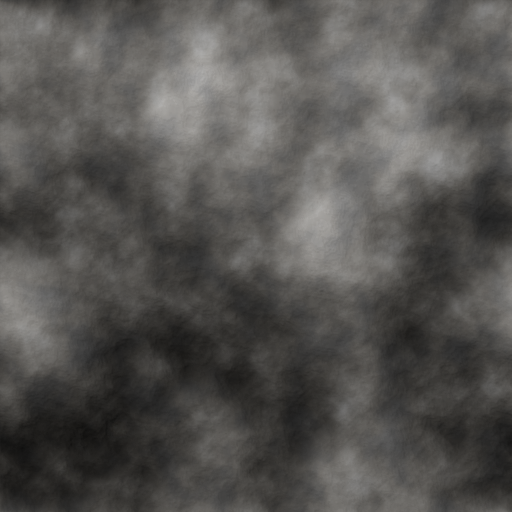
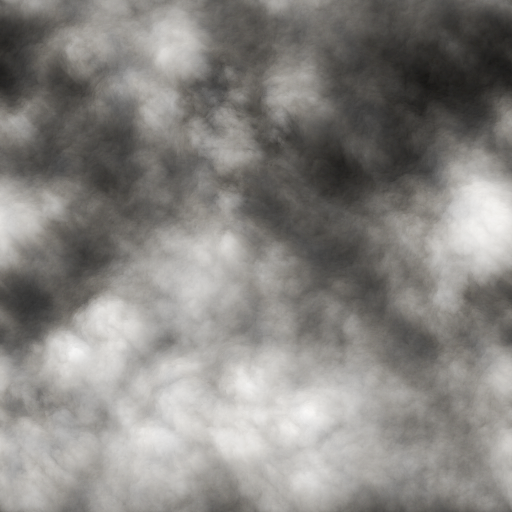
Layered file, before and after one edit (512×512). Changes by layer:
removed layer "Clipboard" (was soft light) over bbox(0, 0, 512, 512)
removed layer "Layer copy" over bbox(0, 0, 512, 512)
added layer "Pasted Layer" above "haze.png copy" over bbox(0, 0, 512, 512)
added layer "haze.png copy" (screen, 62%) above "Layer" over bbox(0, 0, 512, 512)
showed "Layer", opacity 100% → 74%, blend normal → hard light, painted on it over bbox(0, 0, 512, 512)
painted on "haze.png" over bbox(0, 0, 512, 512)
